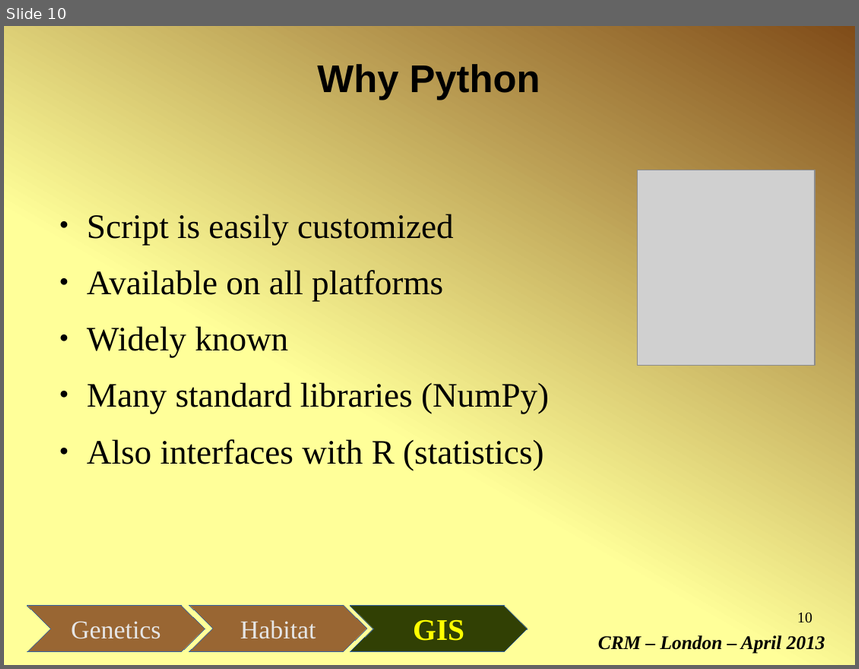
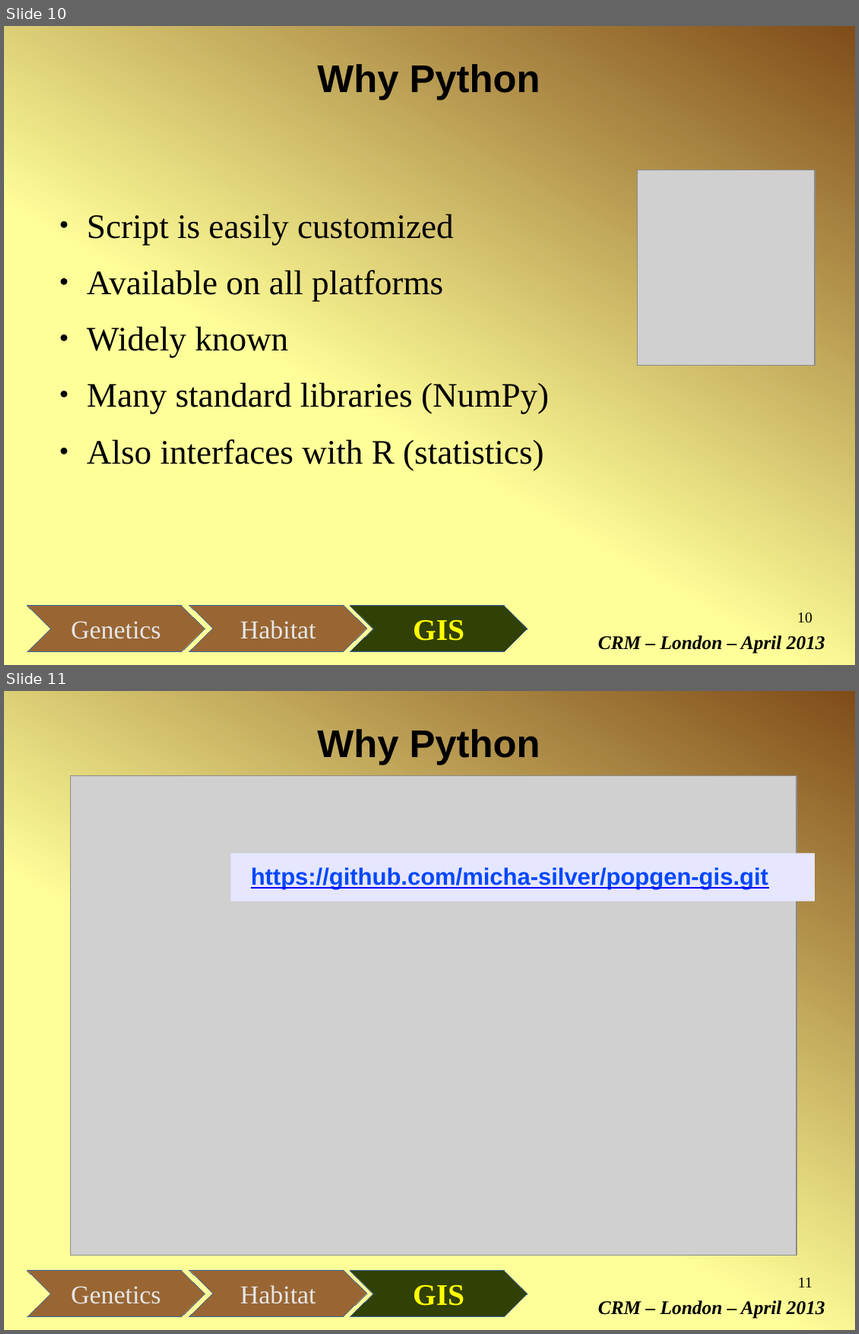
Before and after one commit to micha-silver/popgen-gis, a slide deck: popgen-GIS_Fresia_Silver.odp. Shown one above the other, each under a label of ours: slide 10 before the commit, slides 10 and 11 after it. The pictures are 859x669 and 859x1334 pixels, drawn with LibreOffice and Linux fonts; fonts in the diff are those of the drawing; grey boxes stand for pictures. Boxes give left, top, right and bottom in pixels: in the first picture for what was removed or moved away, otherwise in the second. Text is boxed around its words. In the diff, an @@ line names an element or a change of style, - is before the commit and + after.

```diff
--- a/popgen-GIS_Fresia_Silver.odp
+++ b/popgen-GIS_Fresia_Silver.odp
@@ slide 11 added at [4,691,855,1330], background gradient #FFFF99 to #804C19; not listed: 6 template elements that a slide beside it also shows @@
@@ title added at [317,729,541,765], 36 pt, text #000000, bold @@
+Why Python
@@ picture added at [70,776,797,1255] @@
@@ rectangle added at [231,853,815,901], fill #E6E6FF, 22 pt, text #0047FF, bold, underline @@
+https://github.com/micha-silver/popgen-gis.git
```
Also in this commit, not shown: 6 slides changed.
